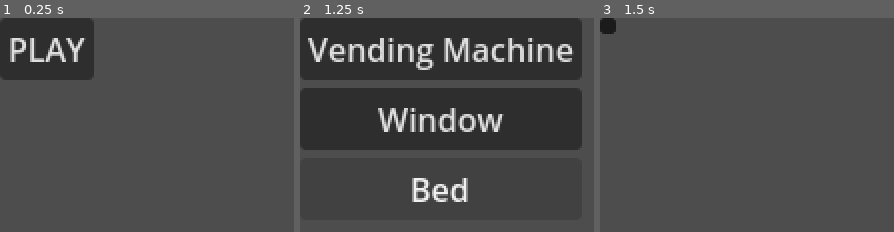
Above: before the commit, frames 1-3 (left to right).
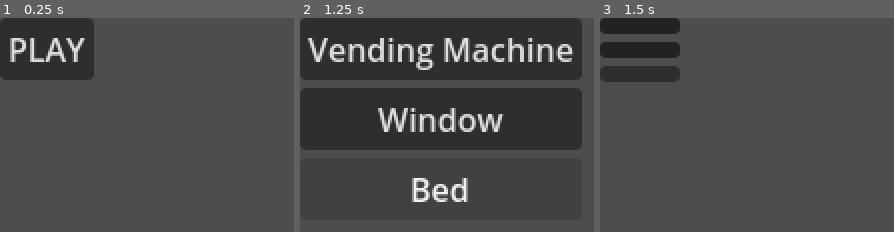
Above: after the commit, the same moments.

Repository: IacobucciB/JankenSim-Godot
Game: Godot game, scene res://scenes/main/main.tscn
Two runs of this game, one before a commit and one after it. Both use one fixed random seed, a clock stepped at 60 frames per second and the inputs below.
Inputs:
- Up to frame 1 (0.25 s): no input
- Up to frame 2 (1.25 s): click "PLAY" at 0.5 s
- Up to frame 3 (1.5 s): click "Window" at 1.25 s

Frames 1-2 are identical in both runs. In frame 3, 5.6% of the frame differs, in the area x 0-28%, y 0-30%.

Commit message:
window

Diff:
--- a/location/window/window.gd
+++ b/location/window/window.gd
@@ -1 +1,34 @@
 extends Node2D
+
+@onready var log_tlabel = $TextControl/LogTextLabel
+@onready var open_window_sprite = $OpenedWindowSprite2D
+@onready var closed_window_sprite = $ClosedWindowSprite2D
+
+var is_window_open = false
+
+func _on_ready():
+	randomize()
+
+func _on_hub_button_pressed():
+	pass # Replace with function body.
+
+func _on_move_away_button_pressed():
+	if is_window_open == true:
+		log_tlabel.add_text("You approached the window \n")
+		open_window_sprite.visible = true
+		closed_window_sprite.visible = false
+		is_window_open = false
+	else:
+		log_tlabel.add_text("You moved away from the window \n")
+		open_window_sprite.visible = false
+		closed_window_sprite.visible = true
+		is_window_open = true
+
+func _on_rock_button_pressed():
+	pass # Replace with function body.
+
+func _on_paper_button_pressed():
+	pass # Replace with function body.
+
+func _on_scissors_button_pressed():
+	pass # Replace with function body.
--- a/location/window/window.tscn
+++ b/location/window/window.tscn
@@ -11,22 +11,31 @@
 offset_right = 40.0
 offset_bottom = 40.0
 
-[node name="RockButton" type="Button" parent="GameControl"]
+[node name="MarginContainer" type="MarginContainer" parent="GameControl"]
 layout_mode = 0
-offset_right = 8.0
-offset_bottom = 8.0
+offset_right = 40.0
+offset_bottom = 40.0
 
-[node name="PaperButton" type="Button" parent="GameControl"]
-offset_right = 8.0
-offset_bottom = 8.0
+[node name="MoveVBoxContainer" type="VBoxContainer" parent="GameControl/MarginContainer"]
+layout_mode = 2
 
-[node name="ScissorsButton" type="Button" parent="GameControl"]
-offset_right = 8.0
-offset_bottom = 8.0
+[node name="HubButton" type="Button" parent="GameControl/MarginContainer/MoveVBoxContainer"]
+layout_mode = 2
 
-[node name="HubButton" type="Button" parent="GameControl"]
-offset_right = 8.0
-offset_bottom = 8.0
+[node name="MoveAwayButton" type="Button" parent="GameControl/MarginContainer/MoveVBoxContainer"]
+layout_mode = 2
+
+[node name="PlayVBoxContainer" type="VBoxContainer" parent="GameControl/MarginContainer"]
+layout_mode = 2
+
+[node name="RockButton" type="Button" parent="GameControl/MarginContainer/PlayVBoxContainer"]
+layout_mode = 2
+
+[node name="PaperButton" type="Button" parent="GameControl/MarginContainer/PlayVBoxContainer"]
+layout_mode = 2
+
+[node name="ScissorsButton" type="Button" parent="GameControl/MarginContainer/PlayVBoxContainer"]
+layout_mode = 2
 
 [node name="TextControl" type="Control" parent="."]
 layout_mode = 3
@@ -47,3 +56,10 @@
 [node name="OpenedWindowSprite2D" type="Sprite2D" parent="."]
 
 [node name="ClosedWindowSprite2D" type="Sprite2D" parent="."]
+
+[connection signal="ready" from="." to="." method="_on_ready"]
+[connection signal="pressed" from="GameControl/MarginContainer/MoveVBoxContainer/HubButton" to="." method="_on_hub_button_pressed"]
+[connection signal="pressed" from="GameControl/MarginContainer/MoveVBoxContainer/MoveAwayButton" to="." method="_on_move_away_button_pressed"]
+[connection signal="pressed" from="GameControl/MarginContainer/PlayVBoxContainer/RockButton" to="." method="_on_rock_button_pressed"]
+[connection signal="pressed" from="GameControl/MarginContainer/PlayVBoxContainer/PaperButton" to="." method="_on_paper_button_pressed"]
+[connection signal="pressed" from="GameControl/MarginContainer/PlayVBoxContainer/ScissorsButton" to="." method="_on_scissors_button_pressed"]
